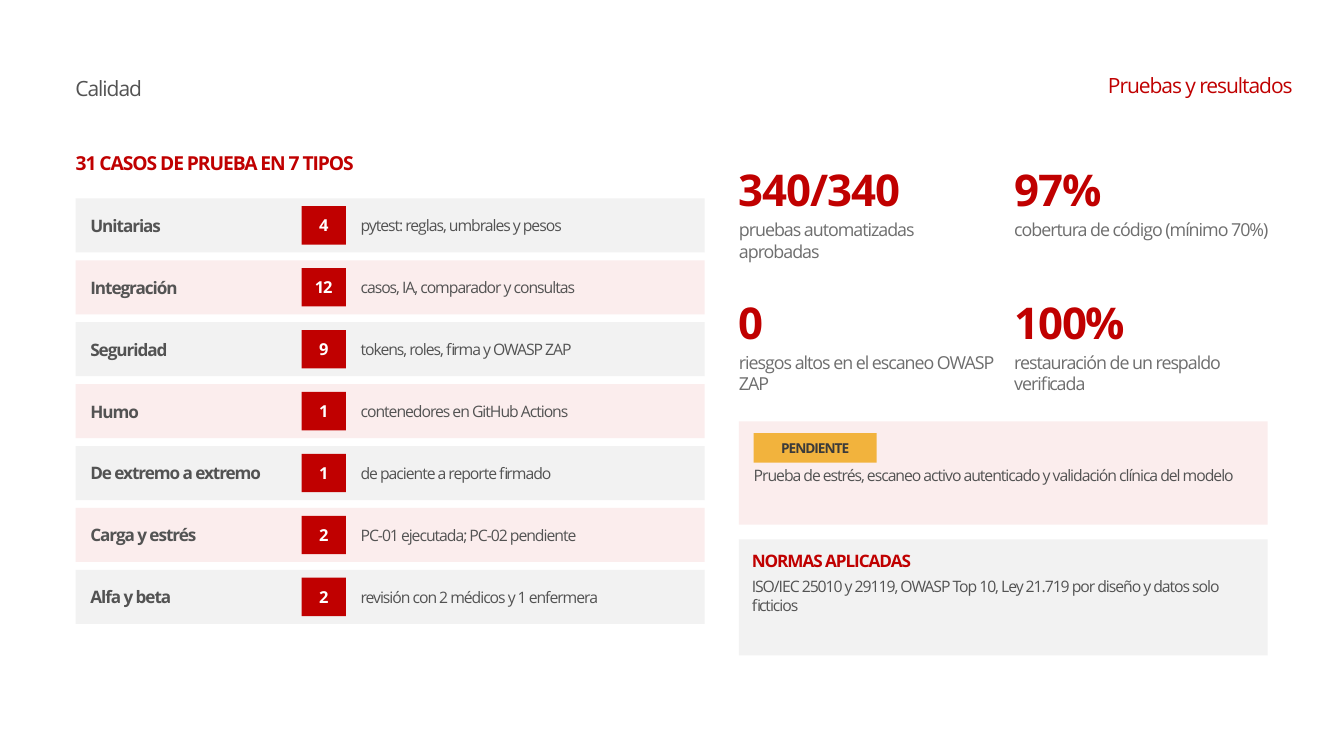
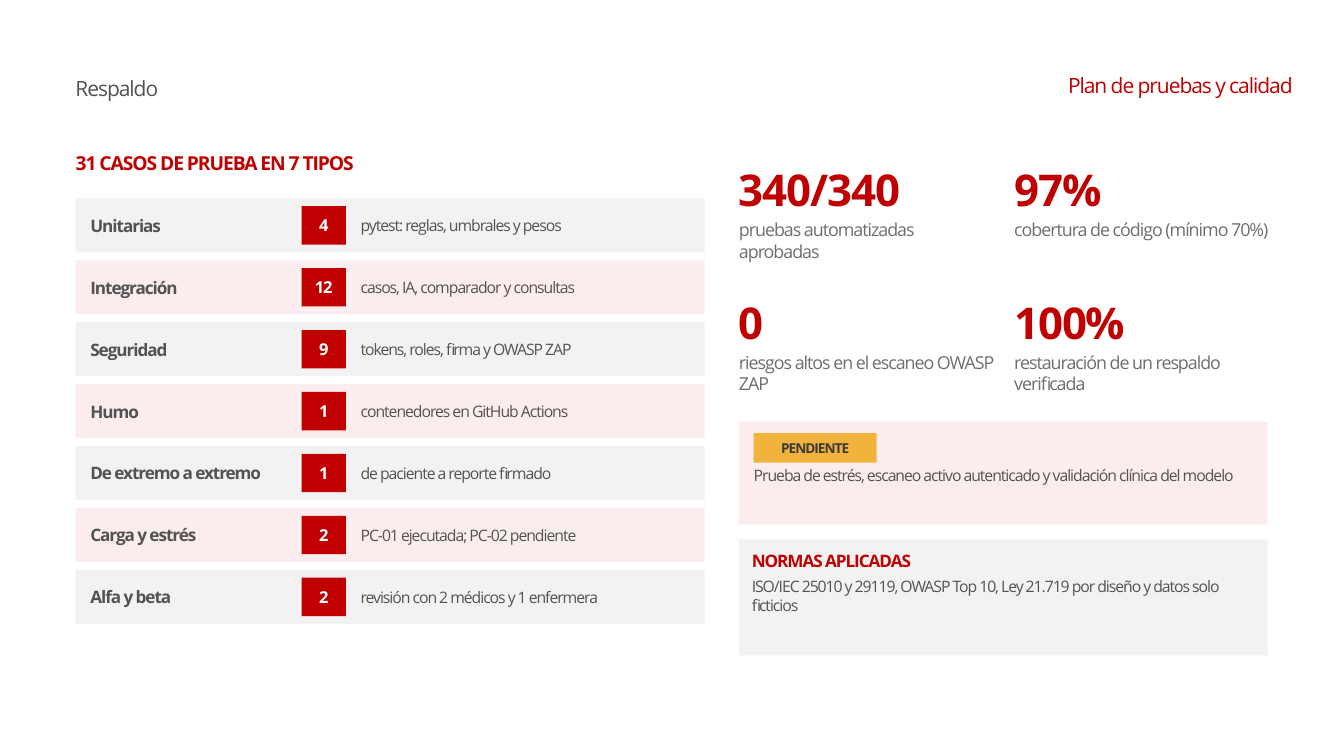
Before and after one commit to conEFE/Proyecto-Aurora, a slide deck: slide 19 of docs/informe_final/presentacion/Presentacion_Aurora_Informe_Final.pptx (slide 8 before the commit). Drawn at 1344x756 pixels with LibreOffice and Linux fonts; fonts in the diff are those of the drawing; background and template pictures are left out. Boxes give left, top, right and bottom in pixels: in the first picture for what was removed or moved away, otherwise in the second. Text is boxed around its words. In the diff, an @@ line names an element or a change of style, - is before the commit and + after.

```diff
--- a/docs/informe_final/presentacion/Presentacion_Aurora_Informe_Final.pptx
+++ b/docs/informe_final/presentacion/Presentacion_Aurora_Informe_Final.pptx
@@ text at (x1=75, y1=80, x2=158, y2=101): text changed @@
-Calidad
+Respaldo
@@ text at (x1=1068, y1=77, x2=1292, y2=98): text changed @@
-Pruebas y resultados
+Plan de pruebas y calidad
```
Also in this commit, not shown: 10 other slides changed, 12 slides added, 2 other files.
